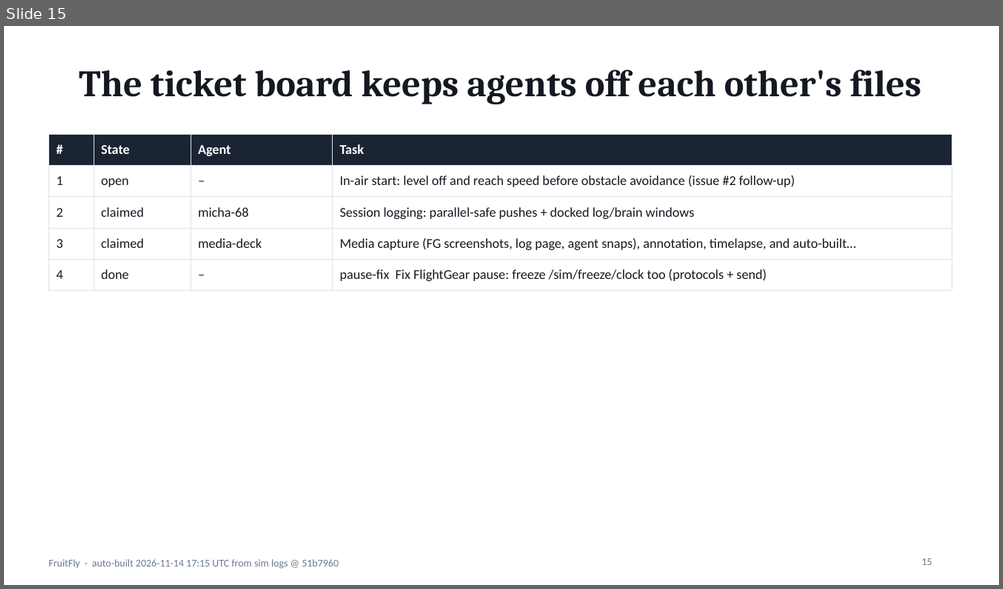
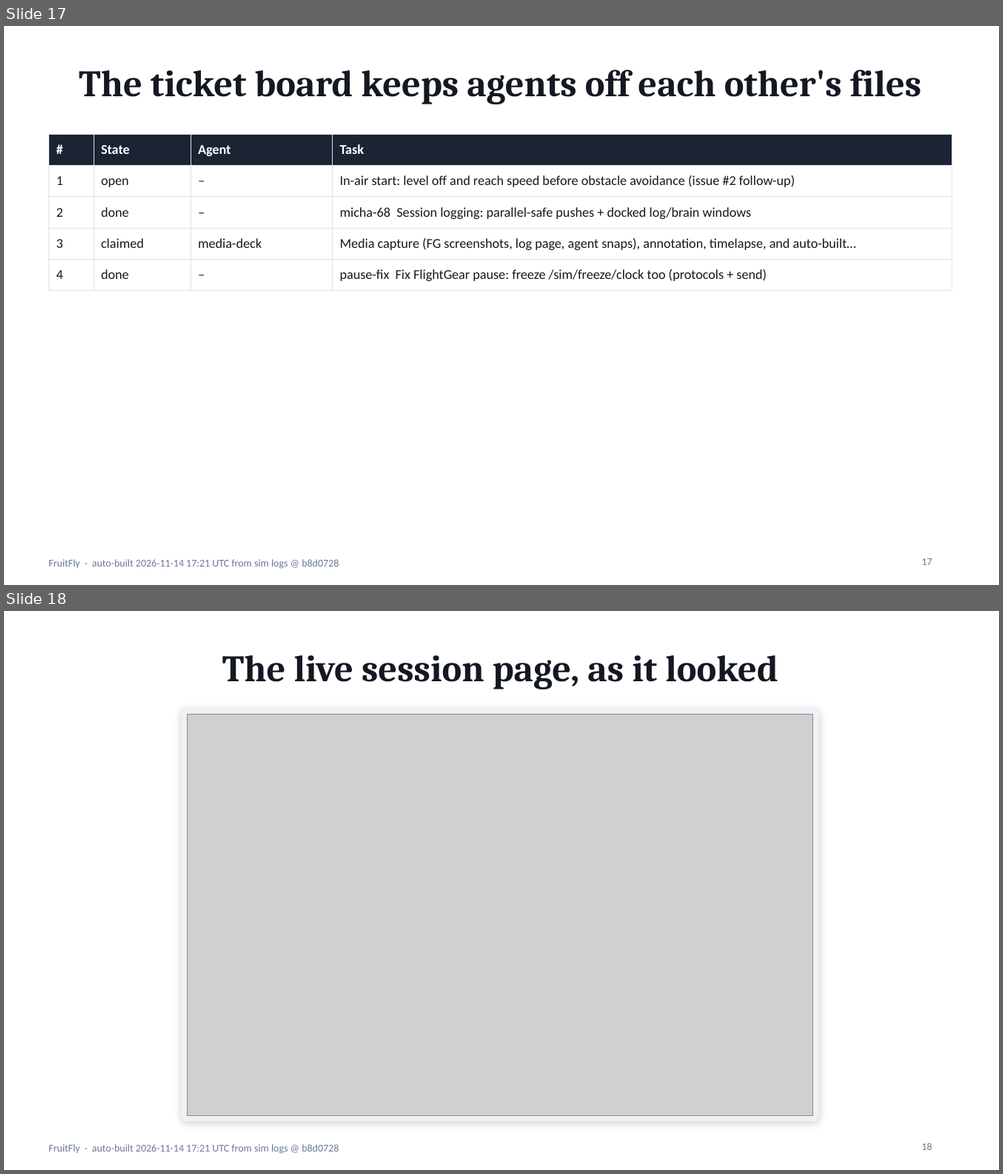
Before and after one commit to bhavyakummeta-a11y/FruitFly, a slide deck: deck/FruitFly_Progress.pptx. Shown one above the other, each under a label of ours: slide 15 before the commit, slides 17 and 18 after it. The pictures are 1003x589 and 1003x1174 pixels, drawn with LibreOffice and Linux fonts; fonts in the diff are those of the drawing; grey boxes stand for pictures. Boxes give left, top, right and bottom in pixels: in the first picture for what was removed or moved away, otherwise in the second. Text is boxed around its words. In the diff, an @@ line names an element or a change of style, - is before the commit and + after.

```diff
--- a/deck/FruitFly_Progress.pptx
+++ b/deck/FruitFly_Progress.pptx
@@ slide 18 added at (4,611,999,1170), background #FFFFFF; not listed: 1 template element that a slide beside it also shows @@
@@ title added at (222,655,778,689), 36 pt, text #141821, bold @@
+The live session page, as it looked
@@ rounded rectangle added at (182,708,819,1122), fill #EEF2F6 @@
@@ picture added at (188,714,813,1116) @@
@@ page number added at (922,1143,932,1150), 10 pt, text #6B7A8F @@
+18
@@ what was slide 15 is now slide 17 @@
@@ slide 17 changed as well @@
@@ table at (48,134,951,284) @@
-row 3: 2 | claimed | micha-68 | Session logging: parallel-safe pushes + docked log/brain windows
+row 3: 2 | done | – | micha-68 Session logging: parallel-safe pushes + docked log/brain windows
@@ text at (48,560,338,569): text changed @@
-FruitFly · auto-built 2026-11-14 17:15 UTC from sim logs @ 51b7960
+FruitFly · auto-built 2026-11-14 17:21 UTC from sim logs @ b8d0728
@@ page number at (922,559,932,565): text changed @@
-15
+17
```
Also in this commit, not shown: 18 other slides changed, 2 other slides added, 2 other files.
